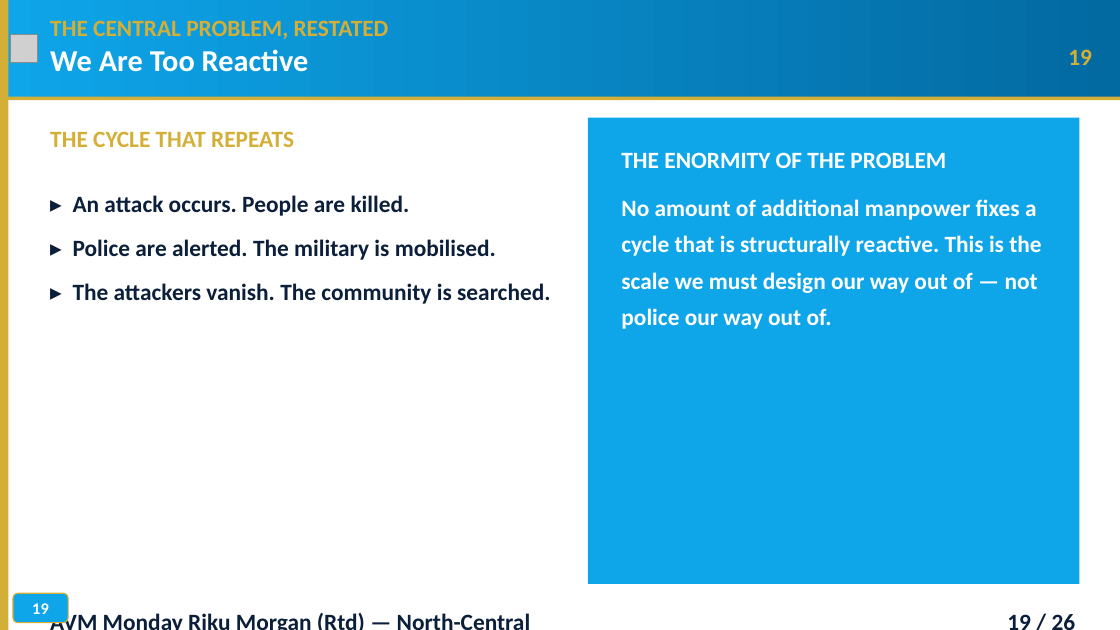
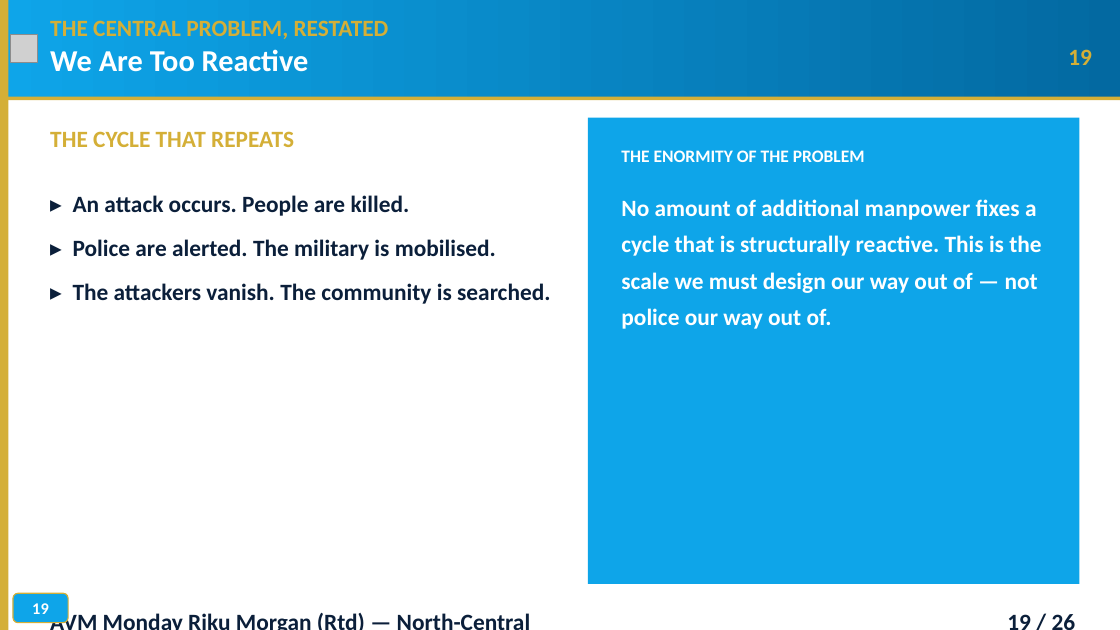
Before and after one commit to TOMDEGGS/BETONIQ-WEST-, a slide deck: slide 19 of avm_morgan_docs/AVM_MORGAN_SECURITY_KEYNOTE_ADDRESS_V4_MOD_AUG31.pptx. Drawn at 1120x630 pixels with LibreOffice and Linux fonts; fonts in the diff are those of the drawing; grey boxes stand for pictures; background and template pictures are left out. Boxes give left, top, right and bottom in pixels: in the first picture for what was removed or moved away, otherwise in the second. Text is boxed around its words. In the diff, an @@ line names an element or a change of style, - is before the commit and + after.

Commit message:
Fix slides 19, 21, 22: header/bullet overlaps and footer collision

```diff
--- a/avm_morgan_docs/AVM_MORGAN_SECURITY_KEYNOTE_ADDRESS_V4_MOD_AUG31.pptx
+++ b/avm_morgan_docs/AVM_MORGAN_SECURITY_KEYNOTE_ADDRESS_V4_MOD_AUG31.pptx
@@ text "THE ENORMITY OF THE PROBLEM" at [621,150,865,162]: size 20 to 15 pt @@
```
Also in this commit, not shown: 2 other slides changed.
